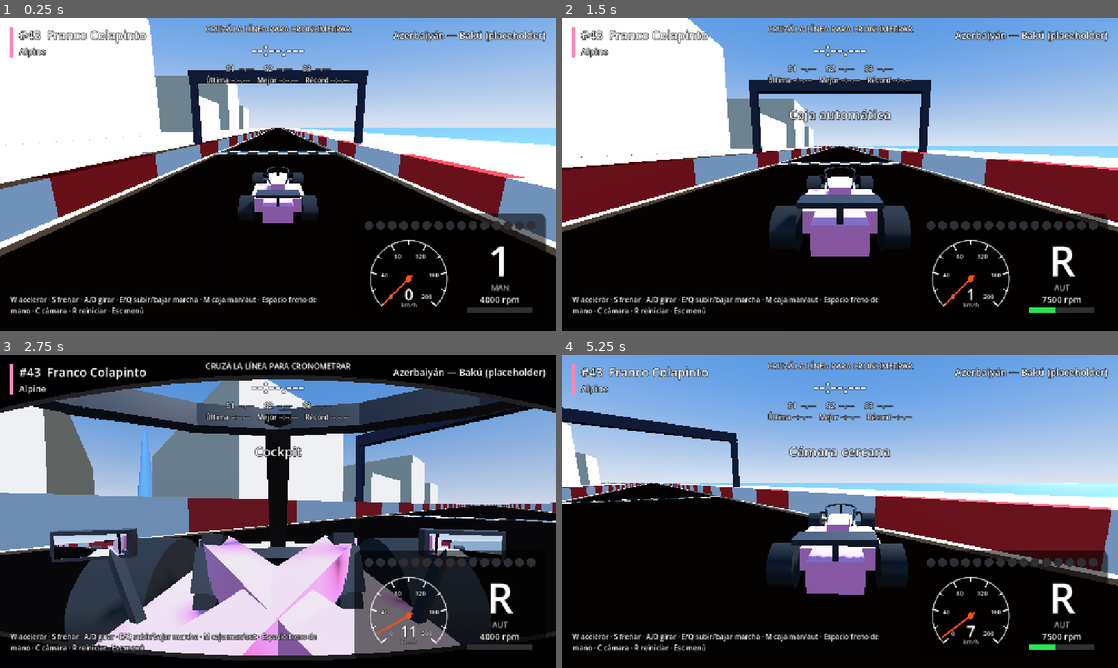
Above: before the commit, frames 1-4 (two rows, left to right).
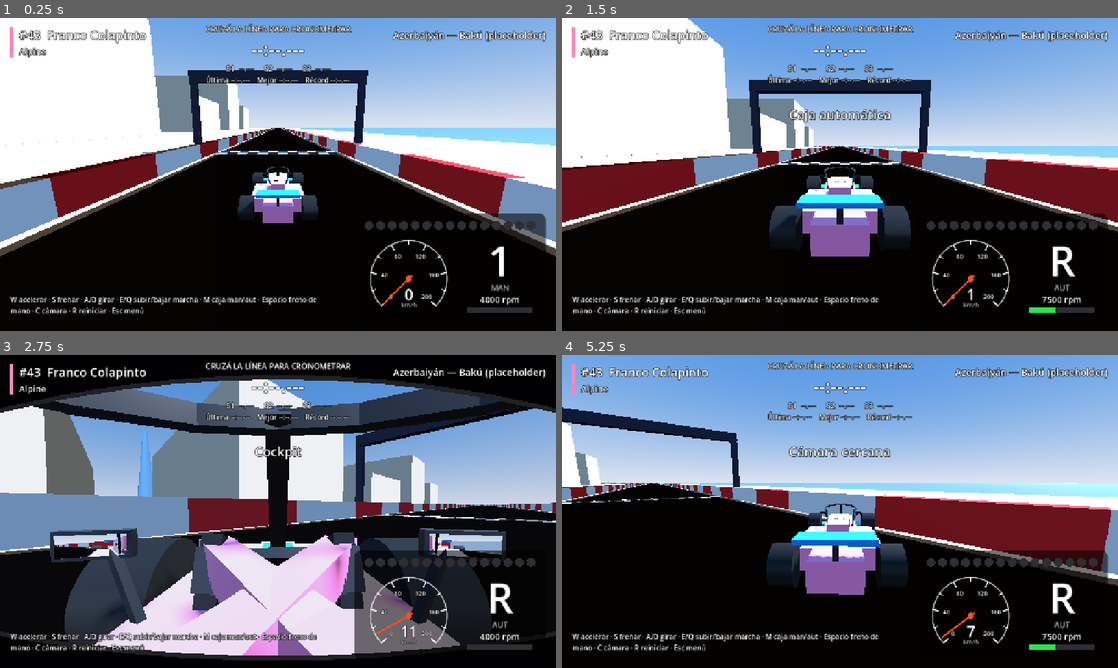
Above: after the commit, the same moments.

Repository: agustinhgimenez/GodotF126
Game: Godot game, scene res://scenes/main.tscn
The game is run twice, just before and just after one commit, with the same random seed, the same clock (stepped at 60 frames per second) and the same inputs. This scene is started directly instead of the project's main scene.
Inputs (mouse positions are in pixels of both pictures, inside the frame that each line leads up to):
- Up to frame 1 (0.25 s): no input
- Up to frame 2 (1.5 s): tap Enter at 0.5 s; move the mouse to (962, 158) at 0.52 s; hold D (steer_right) 0.53-1.28 s; hold C (change_camera) 0.53-1.28 s; tap R (reset_car) at 1.25 s; move the mouse to (728, 190) at 1.27 s; hold S (brake) from 1.28 s (still down); tap M (toggle_gearbox) at 1.35 s
- Up to frame 3 (2.75 s): move the mouse to (333, 442) at 2.02 s; release S (brake) at 2.03 s; hold D (steer_right) from 2.03 s (still down); hold C (change_camera) from 2.03 s (still down)
- Up to frame 4 (5.25 s): move the mouse to (812, 574) at 2.77 s; release D (steer_right) at 2.78 s; release C (change_camera) at 2.78 s; hold W (accelerate) 2.78-3.53 s; tap M (toggle_gearbox) at 2.85, 4.35 s; move the mouse to (1006, 558) at 3.52 s; hold C (change_camera) 3.53-4.28 s; hold A (steer_left) 3.53-5.03 s; move the mouse to (673, 464) at 4.27 s; move the mouse to (867, 511) at 5.02 s; hold S (brake) from 5.03 s (still down); hold C (change_camera) from 5.03 s (still down)

The runs differ from the first frame. In frame 1, 0.2% of the frame differs, in the area x 45-55%, y 49-58%; in frame 2, 0.7%; in frame 3, less than 0.1%; in frame 4, 0.7%, in the area x 41-57%, y 52-62%.

Commit message:
Paso 13: livery de dos colores por equipo y número del piloto en el auto
Co-authored-by: Cursor <cursoragent@cursor.com>

Diff:
--- a/GodotF126/data/grid_2026.json
+++ b/GodotF126/data/grid_2026.json
@@ -5,7 +5,7 @@
     {
       "id": "mclaren",
       "name": "McLaren",
-      "color": "#FF8000",
+      "color": "#FF8000", "secondary_color": "#1C1C1C",
       "drivers": [
         { "id": "norris", "name": "Lando Norris", "number": 4, "country": "GB" },
         { "id": "piastri", "name": "Oscar Piastri", "number": 81, "country": "AU" }
@@ -14,7 +14,7 @@
     {
       "id": "mercedes",
       "name": "Mercedes",
-      "color": "#00D2BE",
+      "color": "#00D2BE", "secondary_color": "#C8CCCE",
       "drivers": [
         { "id": "russell", "name": "George Russell", "number": 63, "country": "GB" },
         { "id": "antonelli", "name": "Kimi Antonelli", "number": 12, "country": "IT" }
@@ -23,7 +23,7 @@
     {
       "id": "ferrari",
       "name": "Ferrari",
-      "color": "#E8002D",
+      "color": "#E8002D", "secondary_color": "#FFFFFF",
       "drivers": [
         { "id": "leclerc", "name": "Charles Leclerc", "number": 16, "country": "MC" },
         { "id": "hamilton", "name": "Lewis Hamilton", "number": 44, "country": "GB" }
@@ -32,7 +32,7 @@
     {
       "id": "red_bull",
       "name": "Red Bull",
-      "color": "#3671C6",
+      "color": "#3671C6", "secondary_color": "#DC0000",
       "drivers": [
         { "id": "verstappen", "name": "Max Verstappen", "number": 1, "country": "NL" },
         { "id": "hadjar", "name": "Isack Hadjar", "number": 6, "country": "FR" }
@@ -41,7 +41,7 @@
     {
       "id": "racing_bulls",
       "name": "Racing Bulls",
-      "color": "#6692FF",
+      "color": "#6692FF", "secondary_color": "#FFFFFF",
       "drivers": [
         { "id": "lawson", "name": "Liam Lawson", "number": 30, "country": "NZ" },
         { "id": "lindblad", "name": "Arvid Lindblad", "number": 41, "country": "GB" }
@@ -50,7 +50,7 @@
     {
       "id": "alpine",
       "name": "Alpine",
-      "color": "#FF87BC",
+      "color": "#FF87BC", "secondary_color": "#0090FF",
       "drivers": [
         { "id": "gasly", "name": "Pierre Gasly", "number": 10, "country": "FR" },
         { "id": "colapinto", "name": "Franco Colapinto", "number": 43, "country": "AR" }
@@ -59,7 +59,7 @@
     {
       "id": "haas",
       "name": "Haas",
-      "color": "#B6BABD",
+      "color": "#B6BABD", "secondary_color": "#E10600",
       "drivers": [
         { "id": "ocon", "name": "Esteban Ocon", "number": 31, "country": "FR" },
         { "id": "bearman", "name": "Oliver Bearman", "number": 87, "country": "GB" }
@@ -68,7 +68,7 @@
     {
       "id": "audi",
       "name": "Audi",
-      "color": "#F50537",
+      "color": "#F50537", "secondary_color": "#2B2B2B",
       "drivers": [
         { "id": "hulkenberg", "name": "Nico Hülkenberg", "number": 27, "country": "DE" },
         { "id": "bortoleto", "name": "Gabriel Bortoleto", "number": 5, "country": "BR" }
@@ -77,7 +77,7 @@
     {
       "id": "williams",
       "name": "Williams",
-      "color": "#64C4FF",
+      "color": "#64C4FF", "secondary_color": "#00205B",
       "drivers": [
         { "id": "sainz", "name": "Carlos Sainz", "number": 55, "country": "ES" },
         { "id": "albon", "name": "Alexander Albon", "number": 23, "country": "TH" }
@@ -86,7 +86,7 @@
     {
       "id": "aston_martin",
       "name": "Aston Martin",
-      "color": "#229971",
+      "color": "#229971", "secondary_color": "#CEDC00",
       "drivers": [
         { "id": "alonso", "name": "Fernando Alonso", "number": 14, "country": "ES" },
         { "id": "stroll", "name": "Lance Stroll", "number": 18, "country": "CA" }
@@ -95,7 +95,7 @@
     {
       "id": "cadillac",
       "name": "Cadillac",
-      "color": "#FFFFFF",
+      "color": "#FFFFFF", "secondary_color": "#1A1A1A",
       "drivers": [
         { "id": "perez", "name": "Sergio Pérez", "number": 11, "country": "MX" },
         { "id": "bottas", "name": "Valtteri Bottas", "number": 77, "country": "FI" }
--- a/GodotF126/scenes/car.tscn
+++ b/GodotF126/scenes/car.tscn
@@ -8,6 +8,7 @@
 [ext_resource type="Script" path="res://scripts/car/cockpit_detail.gd" id="6_cockpit"]
 [ext_resource type="Script" path="res://scripts/car/engine_audio.gd" id="7_audio"]
 [ext_resource type="Script" path="res://scripts/car/car_audio_fx.gd" id="8_audio_fx"]
+[ext_resource type="Script" path="res://scripts/car/car_livery.gd" id="9_livery"]
 
 [sub_resource type="BoxShape3D" id="BoxShape3D_car"]
 size = Vector3(1.9, 0.8, 6)
@@ -123,12 +124,15 @@
 [node name="CockpitDetail" type="Node3D" parent="."]
 script = ExtResource("6_cockpit")
 
-[node name="FrontWing" type="MeshInstance3D" parent="."]
+[node name="Livery" type="Node3D" parent="."]
+script = ExtResource("9_livery")
+
+[node name="FrontWing" type="MeshInstance3D" parent="." groups=["team_paint_secondary"]]
 transform = Transform3D(1, 0, 0, 0, 1, 0, 0, 0, 1, 0, 0.12, -3)
 mesh = SubResource("BoxMesh_front_wing")
 surface_material_override/0 = SubResource("Mat_carbon")
 
-[node name="RearWing" type="MeshInstance3D" parent="."]
+[node name="RearWing" type="MeshInstance3D" parent="." groups=["team_paint_secondary"]]
 transform = Transform3D(1, 0, 0, 0, 1, 0, 0, 0, 1, 0, 0.95, 2.1)
 mesh = SubResource("BoxMesh_rear_wing")
 surface_material_override/0 = SubResource("Mat_carbon")
--- /dev/null
+++ b/GodotF126/scripts/car/car_livery.gd
@@ -0,0 +1,91 @@
+class_name CarLivery
+extends Node3D
+## Livery del auto (Paso 13): dos colores por equipo y número del piloto.
+## - Color principal: mallas del grupo "team_paint" (carrocería, pontones, airbox, buzo).
+## - Color secundario: grupo "team_paint_secondary" (alerones y las franjas que arma este nodo).
+## - Número: Label3D sobre el morro, arriba de la cubierta del motor y a sus costados.
+##   El color del número se elige para que contraste con el principal.
+## Coordenadas en el espacio del auto (-Z adelante), igual que car.tscn.
+
+const PRIMARY_GROUP := "team_paint"
+const SECONDARY_GROUP := "team_paint_secondary"
+const MIN_CONTRAST := 0.35   ## diferencia de luminancia mínima para usar el secundario en el número
+
+## [posición, tamaño] de cada franja.
+const STRIPES := [
+	[Vector3(0.0, 0.448, -2.5), Vector3(0.16, 0.008, 1.2)],      # sobre el morro
+	[Vector3(0.0, 0.648, -1.45), Vector3(0.22, 0.008, 1.1)],     # carrocería delante del cockpit
+	[Vector3(-0.803, 0.4, 0.5), Vector3(0.008, 0.1, 1.8)],       # costado del pontón izquierdo
+	[Vector3(0.803, 0.4, 0.5), Vector3(0.008, 0.1, 1.8)],        # costado del pontón derecho
+]
+## [posición, rotación en grados, píxel] de cada número.
+const NUMBERS := [
+	[Vector3(0.0, 0.455, -2.3), Vector3(-90, 0, 0), 0.0035],     # morro, acostado
+	[Vector3(0.0, 0.98, 0.75), Vector3(-90, 0, 0), 0.0035],      # arriba de la cubierta del motor
+	[Vector3(-0.205, 0.8, 0.75), Vector3(0, -90, 0), 0.0028],    # costado izquierdo de la cubierta
+	[Vector3(0.205, 0.8, 0.75), Vector3(0, 90, 0), 0.0028],      # costado derecho de la cubierta
+]
+
+var _car: Node3D
+var _numbers: Array[Label3D] = []
+
+
+func _ready() -> void:
+	_car = get_parent() as Node3D
+	for stripe in STRIPES:
+		_add_stripe(stripe[0], stripe[1])
+	for entry in NUMBERS:
+		_add_number(entry[0], entry[1], entry[2])
+
+
+## number vacío = sin número (por ejemplo, eligiendo escudería en el menú).
+func apply(primary: Color, secondary: Color, number: String) -> void:
+	_paint(PRIMARY_GROUP, primary, 0.3, 0.4)
+	_paint(SECONDARY_GROUP, secondary, 0.4, 0.35)
+	var text_color := number_color(primary, secondary)
+	var outline := Color.BLACK if text_color.get_luminance() > 0.5 else Color.WHITE
+	for label in _numbers:
+		label.text = number
+		label.visible = not number.is_empty()
+		label.modulate = text_color
+		label.outline_modulate = outline
+
+
+## Secundario si se distingue del principal; si no, blanco o negro según el principal.
+static func number_color(primary: Color, secondary: Color) -> Color:
+	if absf(secondary.get_luminance() - primary.get_luminance()) >= MIN_CONTRAST:
+		return secondary
+	return Color(0.06, 0.06, 0.06) if primary.get_luminance() > 0.55 else Color.WHITE
+
+
+func _paint(group: String, color: Color, metallic: float, roughness: float) -> void:
+	var material := StandardMaterial3D.new()
+	material.albedo_color = color
+	material.metallic = metallic
+	material.roughness = roughness
+	for node in _car.find_children("*", "MeshInstance3D", true, false):
+		if node.is_in_group(group):
+			(node as MeshInstance3D).material_override = material
+
+
+func _add_stripe(pos: Vector3, box_size: Vector3) -> void:
+	var mesh := BoxMesh.new()
+	mesh.size = box_size
+	var stripe := MeshInstance3D.new()
+	stripe.mesh = mesh
+	stripe.position = pos
+	stripe.add_to_group(SECONDARY_GROUP)
+	add_child(stripe)
+
+
+func _add_number(pos: Vector3, rotation_deg: Vector3, pixel: float) -> void:
+	var label := Label3D.new()
+	label.position = pos
+	label.rotation_degrees = rotation_deg
+	label.pixel_size = pixel
+	label.font_size = 64
+	label.outline_size = 10
+	label.alpha_cut = Label3D.ALPHA_CUT_DISCARD
+	label.visible = false
+	add_child(label)
+	_numbers.append(label)
--- a/GodotF126/scripts/car/driver_arms.gd
+++ b/GodotF126/scripts/car/driver_arms.gd
@@ -20,7 +20,7 @@
 const RELEASE_TIME := 0.1
 
 @export var glove_color: Color = Color(0.1, 0.1, 0.12)
-@export var suit_color: Color = Color(0.3, 0.3, 0.35)   ## lo pisa set_team_color()
+@export var suit_color: Color = Color(0.3, 0.3, 0.35)   ## lo pisa CarLivery con el color del equipo
 
 var _wheel: SteeringWheel
 var _gearbox: Gearbox
--- a/GodotF126/scripts/car_controller.gd
+++ b/GodotF126/scripts/car_controller.gd
@@ -77,6 +77,7 @@
 @onready var cockpit_detail: CockpitDetail = $CockpitDetail
 @onready var engine_audio: EngineAudio = $EngineAudio
 @onready var audio_fx: CarAudioFx = $CarAudioFx
+@onready var livery: CarLivery = $Livery
 
 
 func _ready() -> void:
@@ -408,11 +409,6 @@
 	return rad_to_deg(forward.angle_to(horizontal.normalized()))
 
 
-func set_team_color(color: Color) -> void:
-	var material := StandardMaterial3D.new()
-	material.albedo_color = color
-	material.metallic = 0.3
-	material.roughness = 0.4
-	for node in find_children("*", "MeshInstance3D", true, false):
-		if node.is_in_group("team_paint"):
-			(node as MeshInstance3D).material_override = material
+## Colores del equipo y número del piloto (vacío = sin número).
+func set_livery(primary: Color, secondary: Color, number: String) -> void:
+	livery.apply(primary, secondary, number)
--- a/GodotF126/scripts/data_loader.gd
+++ b/GodotF126/scripts/data_loader.gd
@@ -20,6 +20,17 @@
 	return {}
 
 
+static func team_primary(team: Dictionary, fallback: Color = Color("#FF87BC")) -> Color:
+	return Color.html(str(team.get("color", fallback.to_html())))
+
+
+## Si el equipo no trae "secondary_color", una versión oscura del principal.
+static func team_secondary(team: Dictionary) -> Color:
+	if team.has("secondary_color"):
+		return Color.html(str(team["secondary_color"]))
+	return team_primary(team).darkened(0.55)
+
+
 ## Busca un piloto en la grilla. Devuelve {"driver": ..., "team": ...} o {} si no está.
 static func find_driver(grid: Dictionary, driver_id: String) -> Dictionary:
 	for team in grid.get("teams", []):
--- a/GodotF126/scripts/main.gd
+++ b/GodotF126/scripts/main.gd
@@ -46,8 +46,9 @@
 	car.spawn_transform = track.get_spawn_transform()
 	car.reset_to_spawn()
 
-	var team_color := Color.html(str(selected_team.get("color", "#FF87BC")))
-	car.set_team_color(team_color)
+	var team_color := DataLoader.team_primary(selected_team)
+	car.set_livery(team_color, DataLoader.team_secondary(selected_team),
+		UiKit.number_text(selected_driver.get("number", "")))
 
 	hud.bind_car(car)
 	var dashboard_data = car_data.get("dashboard", {})
--- a/GodotF126/scripts/menu/main_menu.gd
+++ b/GodotF126/scripts/menu/main_menu.gd
@@ -100,8 +100,9 @@
 ## Pinta el auto y la escena con el color del equipo y actualiza la tarjeta de abajo.
 ## Con driver vacío (eligiendo escudería) la tarjeta muestra los pilotos del equipo.
 func _preview(team: Dictionary, driver: Dictionary) -> void:
-	var color := Color.html(str(team.get("color", FALLBACK_TEAM_COLOR.to_html())))
-	_car.set_team_color(color)
+	var color := DataLoader.team_primary(team, FALLBACK_TEAM_COLOR)
+	var number := "" if driver.is_empty() else UiKit.number_text(driver.get("number", ""))
+	_car.set_livery(color, DataLoader.team_secondary(team), number)
 	_rim_light.light_color = color
 	_ring_material.albedo_color = color
 	_title_stripe.color = color
Not shown: 1 places in GodotF126/scenes/car.tscn that only renumber resources
Not shown, added: GodotF126/scripts/car/car_livery.gd.uid
Not shown, changed: GodotF126/ROADMAP.md
Not shown, changed: PARA-EL-AGENTE-LOCAL.md
Not shown, changed: README.md
Not shown, added: informes/capturas/paso13-carrera.png
Not shown, added: informes/capturas/paso13-cockpit.png
Not shown, added: informes/capturas/paso13-menu.png
